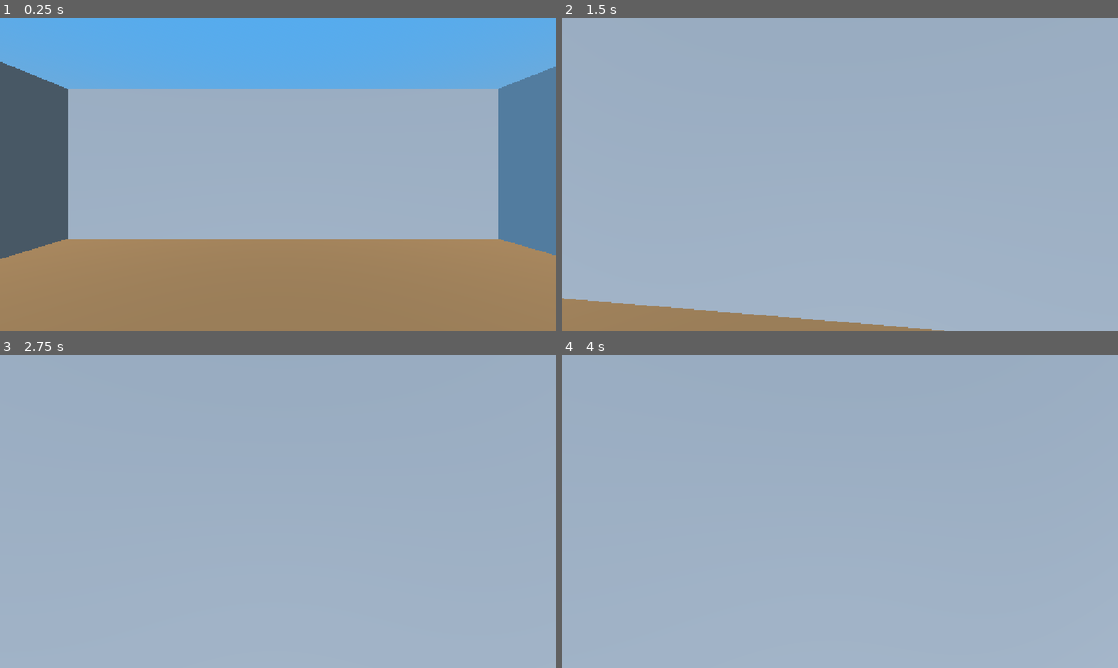
Above: before the commit, frames 1-4 (two rows, left to right).
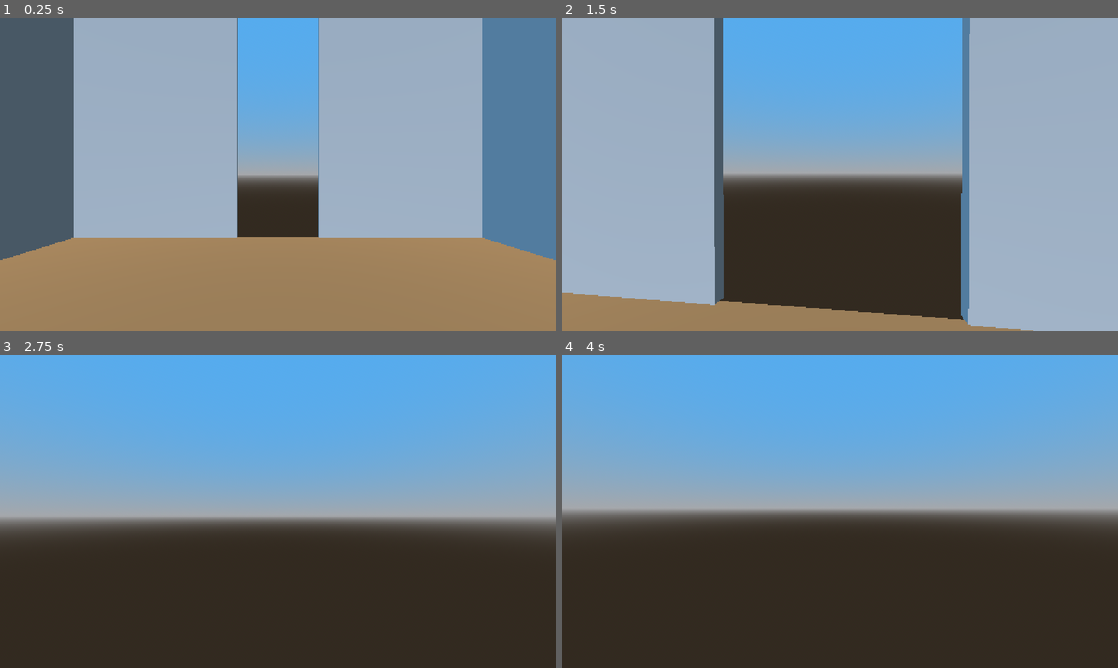
Above: after the commit, the same moments.

Repository: Morogox/Fall2026-HackNC
Game: Godot game, scene res://gallery.tscn
Two runs of this game, one before a commit and one after it. Both use one fixed random seed, a clock stepped at 60 frames per second and the inputs below.
Inputs (mouse positions are in pixels of both pictures, inside the frame that each line leads up to):
- Up to frame 1 (0.25 s): no input
- Up to frame 2 (1.5 s): move the mouse to (867, 174) at 0.52 s; hold Up (ui_up) from 0.53 s (still down); move the mouse to (812, 174) at 1.27 s
- Up to frame 3 (2.75 s): keep holding Up (ui_up); move the mouse to (289, 505) at 2.02 s
- Up to frame 4 (4 s): keep holding Up (ui_up); tap Enter at 2.75 s; move the mouse to (834, 517) at 2.77 s; tap Space at 3.5 s; move the mouse to (878, 514) at 3.52 s

The runs differ from the first frame. In frame 1, 27% of the frame differs, in the area x 0-100%, y 0-78%; in frame 2, 41%; in frame 3, 90%, in the area x 0-100%, y 0-100%; in frame 4, 90%.

Commit message:
v0.2.0 modular room/walls, better snapping scale

Diff:
--- /dev/null
+++ b/doorway.tscn
@@ -0,0 +1,13 @@
+[gd_scene format=3 uid="uid://daamw62get2u2"]
+
+[ext_resource type="PackedScene" uid="uid://cw02nap2vnvun" path="res://wall.tscn" id="1_14gom"]
+
+[node name="Doorway" type="Node3D" unique_id=1661819788]
+
+[node name="Wall" parent="." unique_id=793010928 instance=ExtResource("1_14gom")]
+transform = Transform3D(0.4, 0, 0, 0, 1, 0, 0, 0, 1, -4.2, 0, 0)
+
+[node name="Wall2" parent="." unique_id=627027761 instance=ExtResource("1_14gom")]
+transform = Transform3D(0.4, 0, 0, 0, 1, 0, 0, 0, 1, 4.2, 0, 0)
+
+[node name="Marker3D" type="Marker3D" parent="." unique_id=1268537402]
--- a/floor.tscn
+++ b/floor.tscn
@@ -10,6 +10,7 @@
 size = Vector3(1, 0.001, 1)
 
 [node name="Floor" type="StaticBody3D" unique_id=1210939132]
+transform = Transform3D(14, 0, 0, 0, 14, 0, 0, 0, 14, 0, 0, 0)
 
 [node name="MeshInstance3D" type="MeshInstance3D" parent="." unique_id=1740663316]
 material_override = SubResource("StandardMaterial3D_qn0bo")
--- a/gallery.tscn
+++ b/gallery.tscn
@@ -1,8 +1,7 @@
 [gd_scene format=3 uid="uid://7vp6gy6aatai"]
 
-[ext_resource type="PackedScene" uid="uid://b7mqhk67dvicy" path="res://floor.tscn" id="1_0uoo4"]
+[ext_resource type="PackedScene" uid="uid://df1mrq3qpaqll" path="res://room1.tscn" id="2_0uoo4"]
 [ext_resource type="PackedScene" uid="uid://bqw625uf0pwu0" path="res://player.tscn" id="2_31do6"]
-[ext_resource type="PackedScene" uid="uid://cw02nap2vnvun" path="res://wall.tscn" id="3_31do6"]
 
 [sub_resource type="ProceduralSkyMaterial" id="ProceduralSkyMaterial_pb8yt"]
 sky_top_color = Color(0.32864922, 0.672804, 0.93817616, 1)
@@ -17,26 +16,13 @@
 
 [node name="Gallery" type="Node3D" unique_id=639647967]
 
-[node name="Floor" parent="." unique_id=20147003 instance=ExtResource("1_0uoo4")]
-transform = Transform3D(15, 0, 0, 0, 15, 0, 0, 0, 15, 0, 0, 0)
-
 [node name="Player" parent="." unique_id=160723234 instance=ExtResource("2_31do6")]
 transform = Transform3D(1, 0, 0, 0, 1, 0, 0, 0, 1, 0, 1.9287479, 0)
 
 [node name="DirectionalLight3D" type="DirectionalLight3D" parent="." unique_id=876059367]
 transform = Transform3D(1, 0, 0, 0, 0.29509288, 0.9554685, 0, -0.9554685, 0.29509288, -4.23962, 10.151313, 0)
 
-[node name="Wall" parent="." unique_id=793010928 instance=ExtResource("3_31do6")]
-transform = Transform3D(15, 0, 0, 0, 5, 0, 0, 0, 5, -0.024408817, 2.5074997, -6.898263)
-
-[node name="Wall2" parent="." unique_id=814794305 instance=ExtResource("3_31do6")]
-transform = Transform3D(15, 0, 0, 0, 5, 0, 0, 0, 5, -0.024408817, 2.5074997, 7.4453382)
-
-[node name="Wall3" parent="." unique_id=152292076 instance=ExtResource("3_31do6")]
-transform = Transform3D(-6.556708e-07, 0, 5, 0, 5, 0, -15, 0, -2.1855695e-07, -7.1082106, 2.5074997, 0.21593618)
-
-[node name="Wall4" parent="." unique_id=2083020375 instance=ExtResource("3_31do6")]
-transform = Transform3D(-6.556708e-07, 0, 5, 0, 5, 0, -15, 0, -2.1855695e-07, 7.4254227, 2.5074997, 0.21593618)
-
 [node name="WorldEnvironment" type="WorldEnvironment" parent="." unique_id=173928408]
 environment = SubResource("Environment_ptxhn")
+
+[node name="Room1" parent="." unique_id=142765855 instance=ExtResource("2_0uoo4")]
--- /dev/null
+++ b/room1.tscn
@@ -0,0 +1,20 @@
+[gd_scene format=3 uid="uid://df1mrq3qpaqll"]
+
+[ext_resource type="PackedScene" uid="uid://b7mqhk67dvicy" path="res://floor.tscn" id="1_23v6p"]
+[ext_resource type="PackedScene" uid="uid://daamw62get2u2" path="res://doorway.tscn" id="3_8e036"]
+
+[node name="Room1" type="Node3D" unique_id=142765855]
+
+[node name="Floor" parent="." unique_id=1210939132 instance=ExtResource("1_23v6p")]
+
+[node name="Doorway" parent="." unique_id=1587857219 instance=ExtResource("3_8e036")]
+transform = Transform3D(-4.371139e-08, 0, 1, 0, 1, 0, -1, 0, -4.371139e-08, 7, 5, 0)
+
+[node name="Doorway2" parent="." unique_id=1661819788 instance=ExtResource("3_8e036")]
+transform = Transform3D(1, 0, 0, 0, 1, 0, 0, 0, 1, 0, 5, 7)
+
+[node name="Doorway3" parent="." unique_id=747832143 instance=ExtResource("3_8e036")]
+transform = Transform3D(-4.371139e-08, 0, 1, 0, 1, 0, -1, 0, -4.371139e-08, -7, 5, 0)
+
+[node name="Doorway4" parent="." unique_id=2090561354 instance=ExtResource("3_8e036")]
+transform = Transform3D(1, 0, 0, 0, 1, 0, 0, 0, 1, 0, 5, -7)
--- a/wall.tscn
+++ b/wall.tscn
@@ -12,9 +12,10 @@
 [node name="Wall" type="StaticBody3D" unique_id=793010928]
 
 [node name="MeshInstance3D" type="MeshInstance3D" parent="." unique_id=738805991]
+transform = Transform3D(14, 0, 0, 0, 10, 0, 0, 0, 5, 0, 0, 0)
 material_override = SubResource("StandardMaterial3D_qn0bo")
 mesh = SubResource("BoxMesh_ptxhn")
 
 [node name="CollisionShape3D" type="CollisionShape3D" parent="." unique_id=1672415803]
-transform = Transform3D(1, 0, 0, 0, 1, 0, 0, 0, 1, 0, 0, 0.00017112494)
+transform = Transform3D(14, 0, 0, 0, 10, 0, 0, 0, 5, 0, 0, 0.00017112494)
 shape = SubResource("BoxShape3D_ptxhn")
